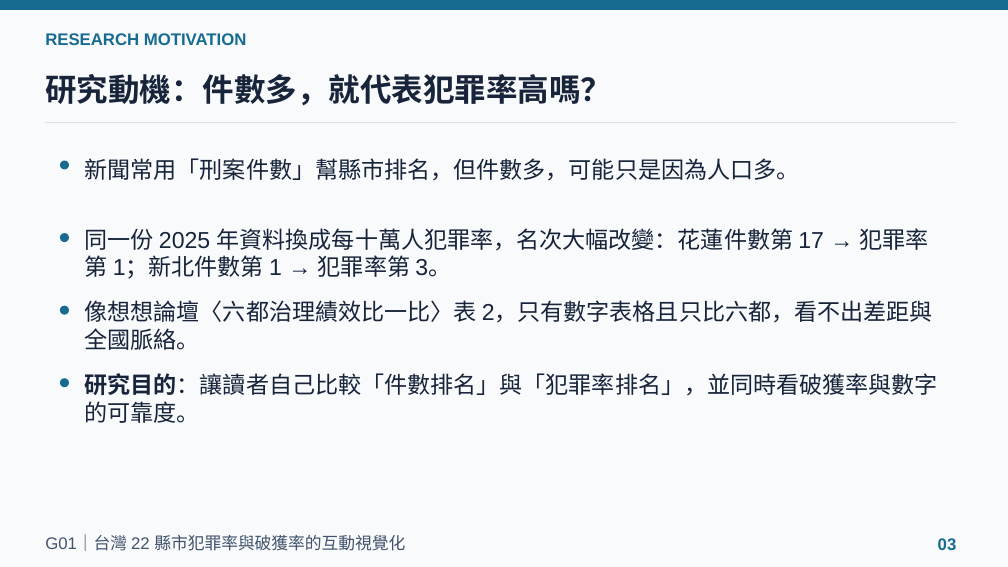
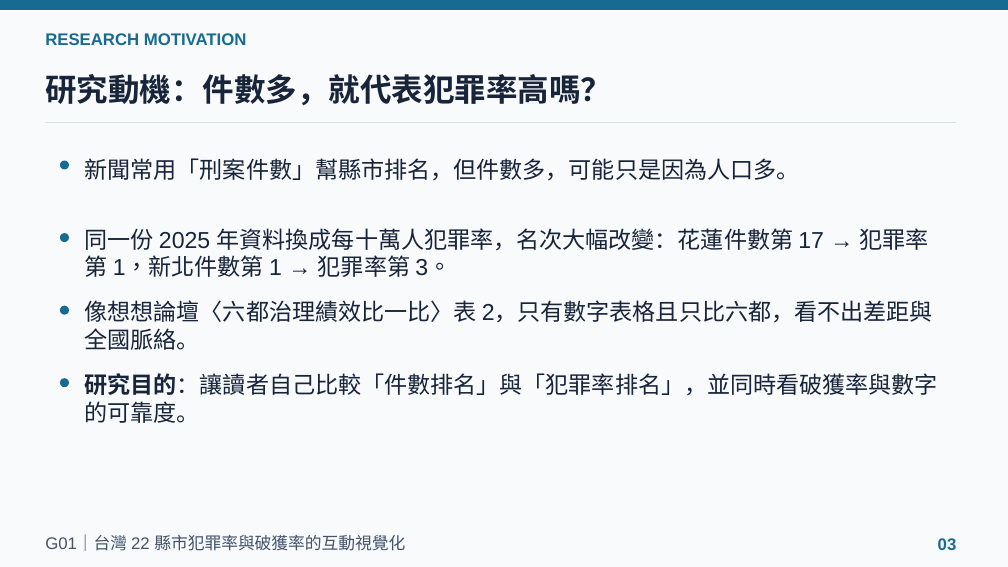
Before and after one commit to powerkaifu/taiwan-crime-rate-vis, a slide deck: slide 3 of docs/VIS_Final_Proposal_G01.pptx. Drawn at 1008x567 pixels with LibreOffice and Linux fonts; fonts in the diff are those of the drawing. Boxes give left, top, right and bottom in pixels: in the first picture for what was removed or moved away, otherwise in the second. Text is boxed around its words. In the diff, an @@ line names an element or a change of style, - is before the commit and + after.

```diff
--- a/docs/VIS_Final_Proposal_G01.pptx
+++ b/docs/VIS_Final_Proposal_G01.pptx
@@ text at box(85, 228, 929, 277): text changed @@
-同一份 2025 年資料換成每十萬人犯罪率，名次大幅改變：花蓮件數第 17 → 犯罪率第 1；新北件數第 1 → 犯罪率第 3。
+同一份 2025 年資料換成每十萬人犯罪率，名次大幅改變：花蓮件數第 17 → 犯罪率第 1，新北件數第 1 → 犯罪率第 3。
```
Also in this commit, not shown: 8 other slides changed, 1 other file.
